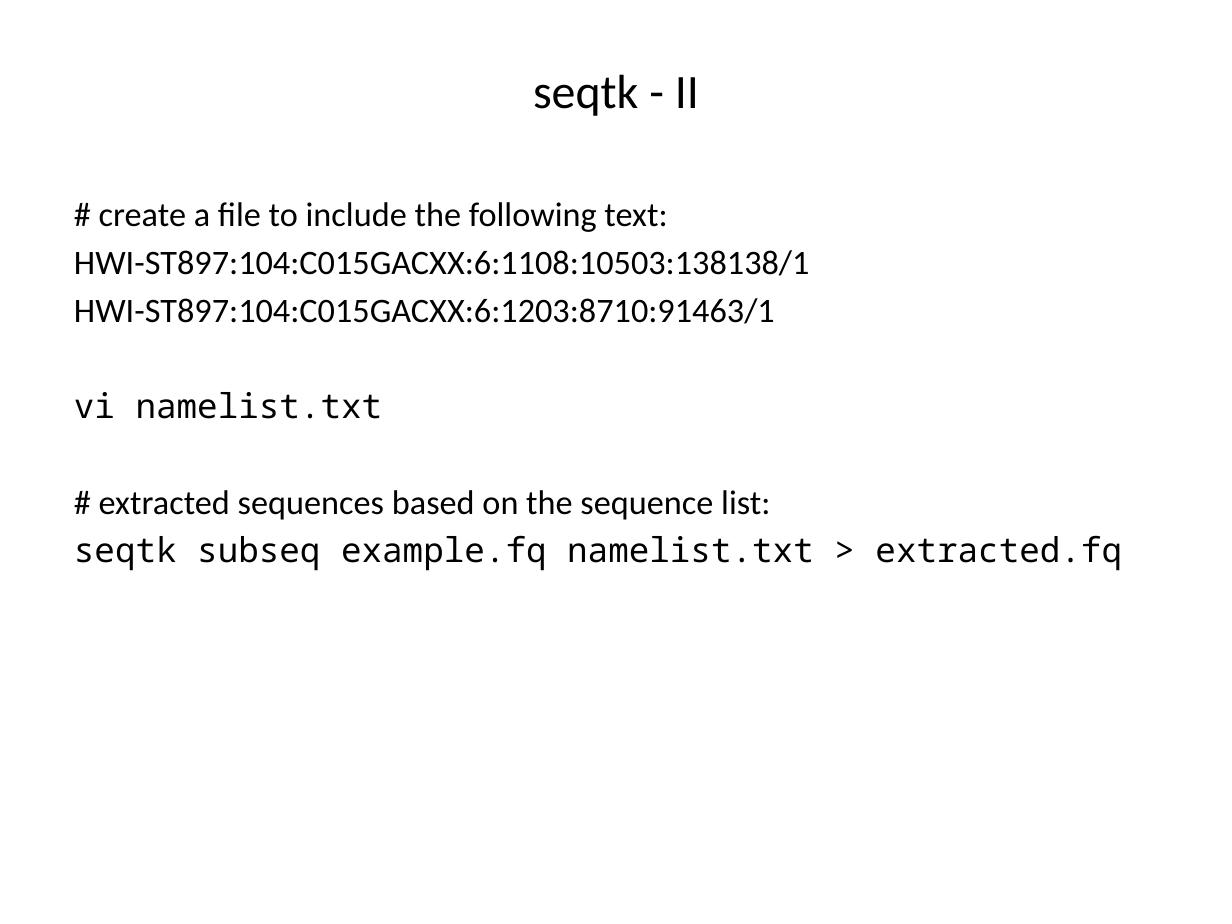
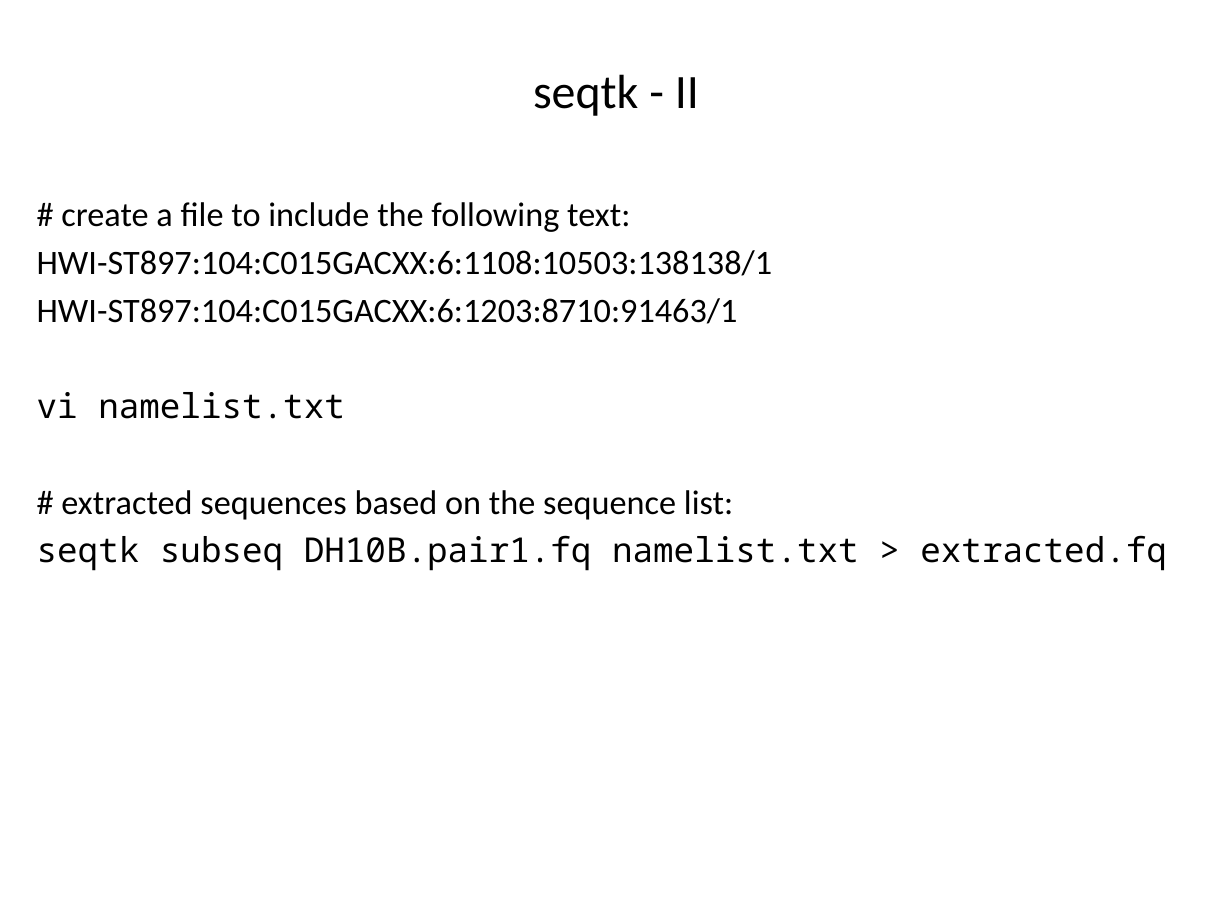
Before and after one commit to liu3zhenlab/teaching, a slide deck: slide 11 of PLPTH813Bioinformatis/2019/labs/lab05_NGS.pptx. Drawn at 1232x924 pixels with LibreOffice and Linux fonts; fonts in the diff are those of the drawing. Boxes give left, top, right and bottom in pixels: in the first picture for what was removed or moved away, otherwise in the second. Text is boxed around its words. In the diff, an @@ line names an element or a change of style, - is before the commit and + after.

```diff
--- a/PLPTH813Bioinformatis/2019/labs/lab05_NGS.pptx
+++ b/PLPTH813Bioinformatis/2019/labs/lab05_NGS.pptx
@@ text "# create a file to ..." moved from (x1=74, y1=202, x2=1122, y2=571) to (x1=37, y1=202, x2=1167, y2=571) @@
@@ text at (x1=37, y1=535, x2=1167, y2=571): text changed @@
-seqtk subseq example.fq namelist.txt > extracted.fq
+seqtk subseq DH10B.pair1.fq namelist.txt > extracted.fq
```
Also in this commit, not shown: 2 other slides changed.
